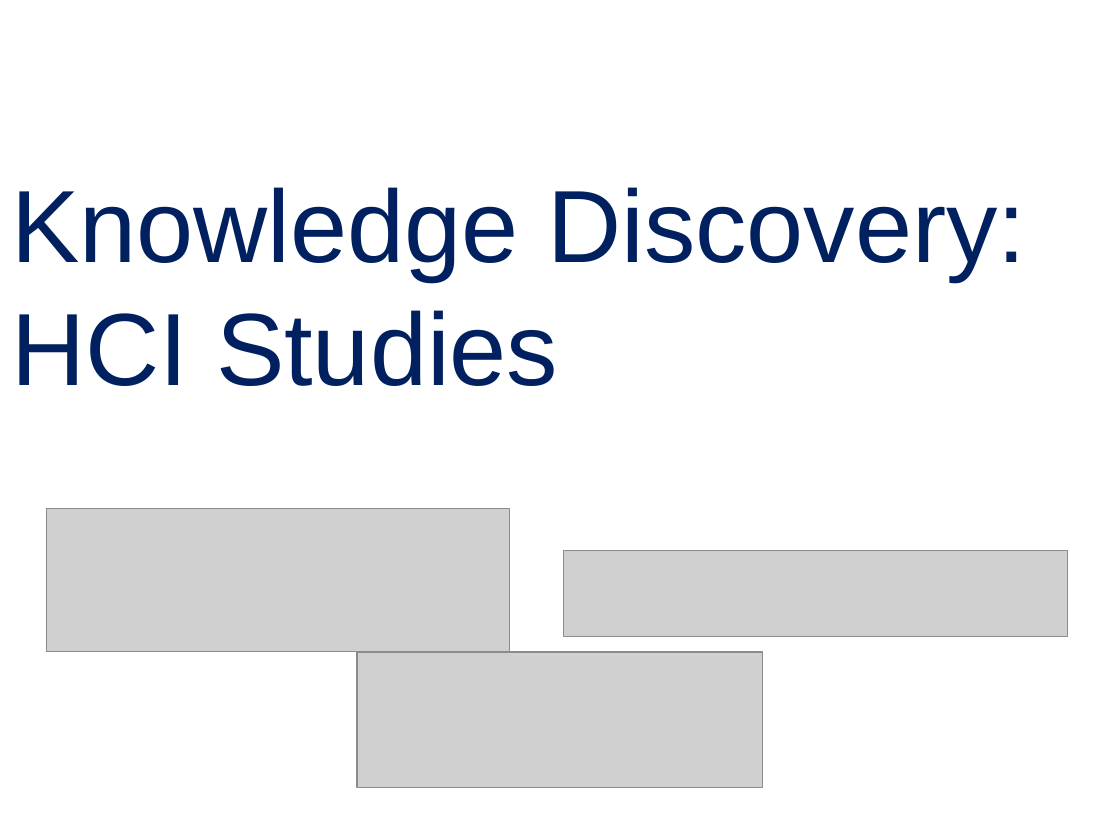
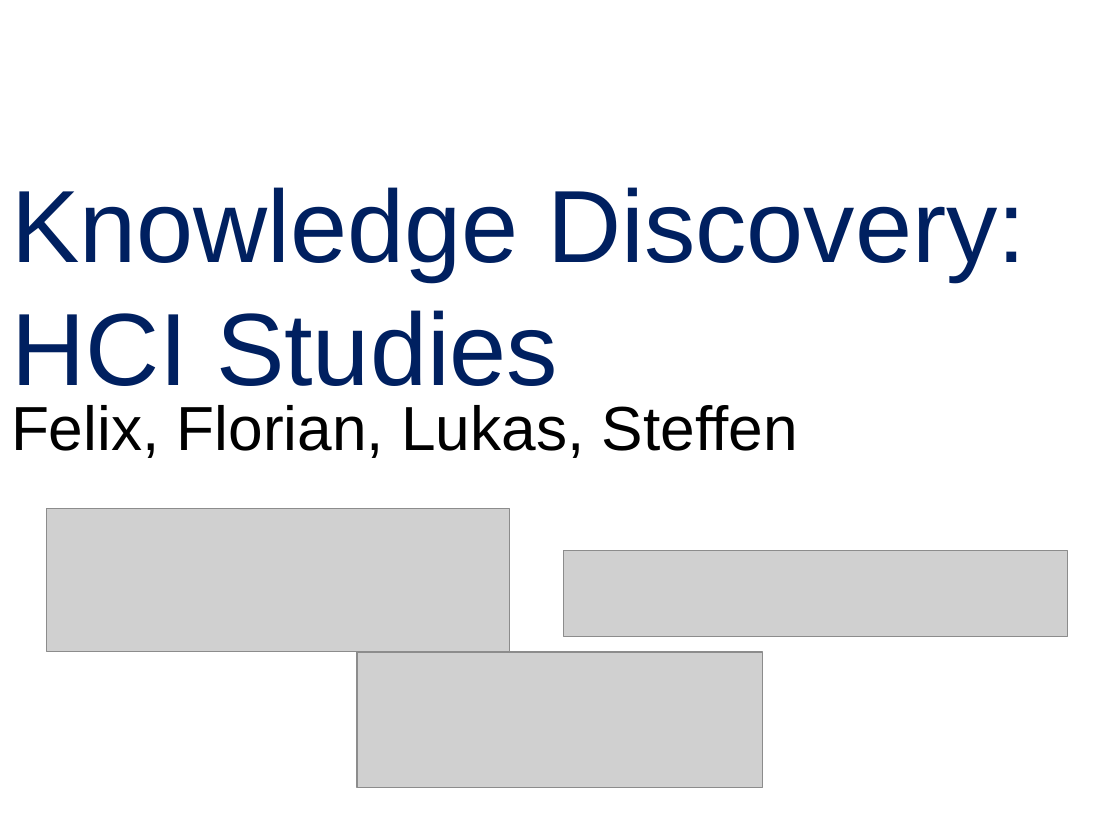
Before and after one commit to blub123muh/hci, a slide deck: slide 1 of presentation/presentation.odp. Drawn at 1120x840 pixels with LibreOffice and Linux fonts; fonts in the diff are those of the drawing; grey boxes stand for pictures. Boxes give left, top, right and bottom in pixels: in the first picture for what was removed or moved away, otherwise in the second. Text is boxed around its words. In the diff, an @@ line names an element or a change of style, - is before the commit and + after.

```diff
--- a/presentation/presentation.odp
+++ b/presentation/presentation.odp
@@ free added at <box>0,383,809,464</box>, 40 pt, text #000000 @@
+Felix, Florian, Lukas, Steffen
```
Also in this commit, not shown: 2 other slides changed.
